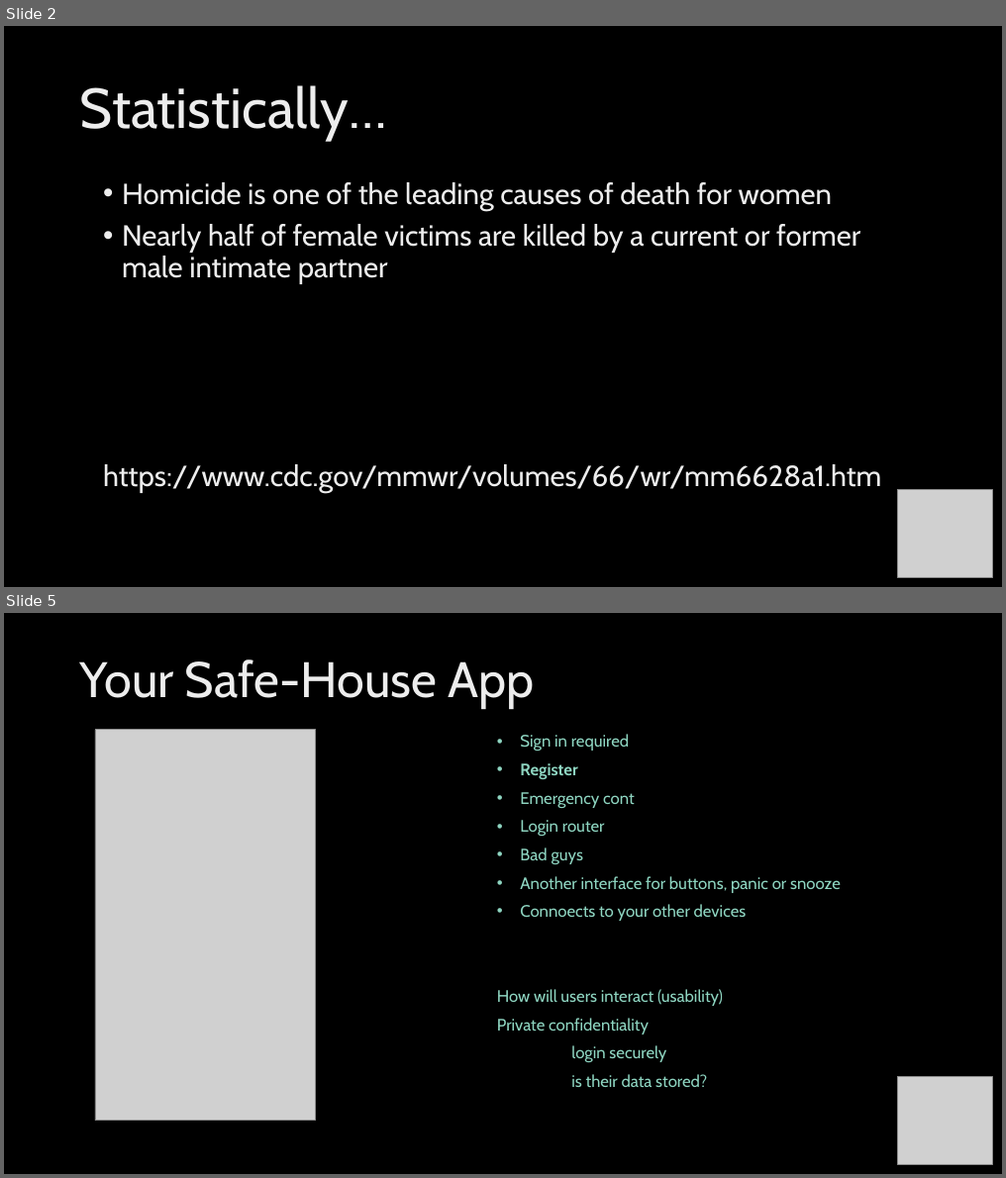
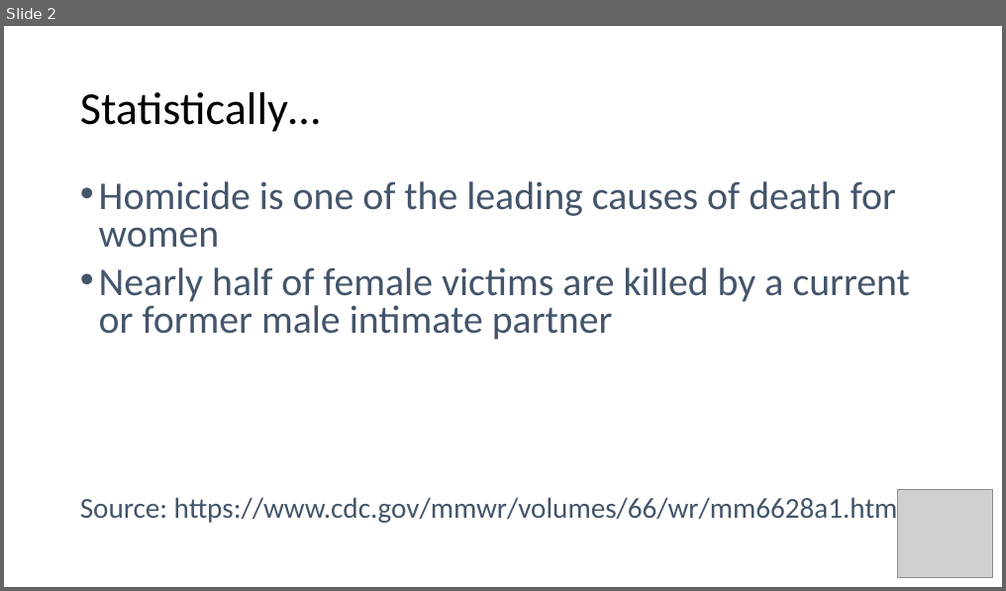
Before and after one commit to kjlyon/safe-house, a slide deck: IoT-Hackathon-presentation.pptx. Shown one above the other, each under a label of ours: slides 2 and 5 before the commit, slide 2 after it; the slides between them are not shown. The pictures are 1006x1178 and 1006x591 pixels, drawn with LibreOffice and Linux fonts; fonts in the diff are those of the drawing; grey boxes stand for pictures; background and template pictures are left out. Boxes give left, top, right and bottom in pixels: in the first picture for what was removed or moved away, otherwise in the second. Text is boxed around its words. In the diff, an @@ line names an element or a change of style, - is before the commit and + after.

```diff
--- a/IoT-Hackathon-presentation.pptx
+++ b/IoT-Hackathon-presentation.pptx
@@ slide 5 removed at (4, 613, 1002, 1174), background picture (left out) @@
@@ title removed at (80, 660, 535, 707) @@
-Your Safe-House App
@@ picture removed at (95, 730, 316, 1121) @@
@@ text removed at (497, 734, 841, 1087) @@
-• Sign in required
-• Register
-• Emergency cont
-• Login router
-• Bad guys
-• Another interface for buttons, panic or snooze
-• Connoects to your other devices
-How will users interact (usability)
-Private confidentiality
-login securely
-is their data stored?
@@ picture removed at (898, 1077, 992, 1164) @@
@@ slide 2 changed as well @@
@@ background picture (left out) to #FFFFFF @@
@@ title "Statistically…" at (80, 92, 320, 132): size 54 to 44 pt, font Cabin to Calibri, text colour gradient #DEDEDE to #EDEDED to #FFFFFF to #000000 @@
@@ text "Homicide is one of the ...": place and size @@
-text "Homicide is one of the ..." at (103, 182, 881, 493)
+text "Homicide is one of the ..." at (80, 181, 911, 525)
@@ text at (99, 181, 911, 340): size 28 to 37.9 pt, font Cabin to Calibri, text colour gradient #DEDEDE to #EDEDED to #FFFFFF to gradient #000000 to #44546A to #8497B0 to #FFFFFF in "Homicide is one of the leading causes ...", "Nearly half of female victims are killed ..."; line spacing 0.9 to 0.8 @@
@@ text at (80, 493, 898, 525): text changed; size 28 to 27.8 pt; font Cabin to Calibri; text colour gradient #DEDEDE to #EDEDED to #FFFFFF to gradient #000000 to #44546A to #8497B0 to #FFFFFF @@
-https://www.cdc.gov/mmwr/volumes/66/wr/mm6628a1.htm
+Source: https://www.cdc.gov/mmwr/volumes/66/wr/mm6628a1.htm
```
Also in this commit, not shown: 2 other slides changed, 5 slides added, 4 other slides removed, 1 other file.
